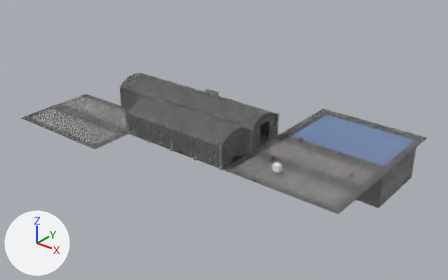
Before and after pictures for a commit that changed the Blender file assets/blender/meshesandlevel.blend.
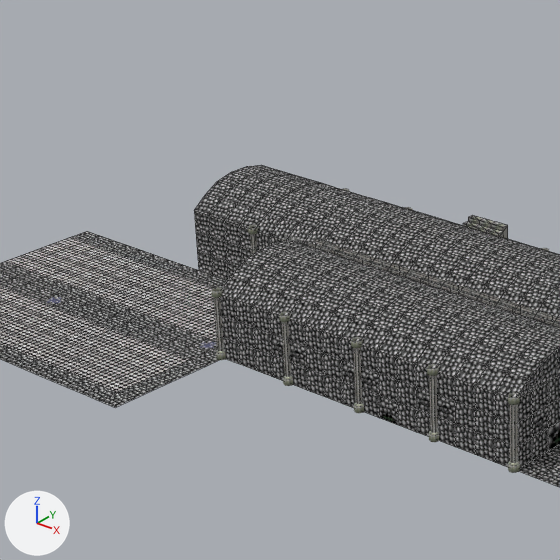
Each version is shown whole from a 50 mm camera at (57.5, -63.4, 35.9) aimed at (9.6, -3.5, -1.2), then close up on the part from 13% to 52% of the width and 7% to 71% of the height. Every picture has the same lights, and +X, +Y and +Z are marked at lower left. The last two pictures show the newer version. The close-ups show mesh edges as thin lines. Objects named as collision shapes, trigger or cutter boxes, shadow casters or lower levels of detail are left out.

Names of what the first close-up shows: 'ArchBase.001', 'ArchBase.003', 'ArchBase.006', 'Cube', 'Cylinder.013', 'Plane.001' and 7 more.
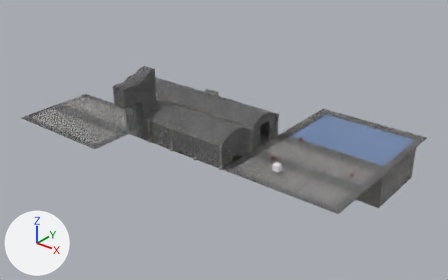
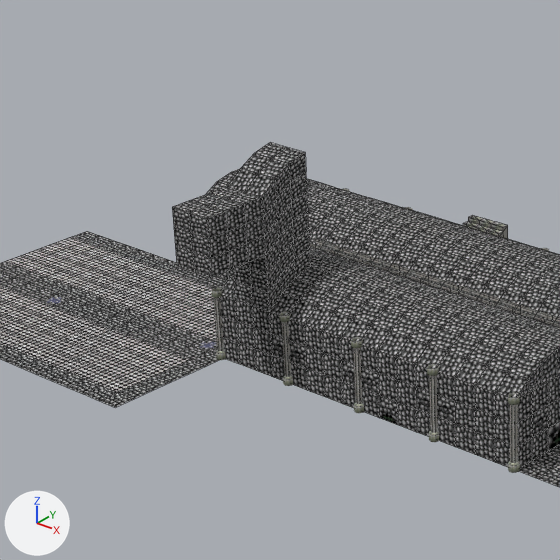
Boxes (x1, y1, x2, y2) around the edits, measured in the close-ups (560 x 560 px):
'Plane.001', reshaped: before (194, 165, 560, 468); after (172, 142, 560, 468)
part 1 of me_plane_008, built on: before (236, 255, 311, 312); after (172, 142, 311, 312)
'ArchBase.001', unchanged, covered by the edit: before (194, 211, 251, 280); after (216, 269, 234, 280)

The change in detail:
me_plane_008 is used by ob_plane_001; location (-3.0, 0.0, 1.0); rotation (1.571, 0.0, 0.0), in degrees (90, 0, 0).
me_plane_008 had 592 vertices, 468 faces and spanned x -5.0..19.0, y -1.0..3.2, z 0.0..12.0.
me_plane_008 now has 682 vertices, 558 faces and spans x -5.0..19.0, y -1.0..8.2, z 0.0..15.0.
Part 1, on me_plane_008:
2 vertices are removed from x 5.0, y 2.6..3.0, z 10.4..11.2.
6 faces are deleted.
10 vertices are added at x 4.0..6.0, y 6.7..8.0, z 10.4..11.2.
10 new vertices lie (0.0, 0.8, 0.0) away from vertices in x 4.0..6.0, y 2.0..3.2, z 9.5..12.0.
6 new vertices lie (0.0, 0.9, 0.0) away from vertices in x 4.0..6.0, y 2.8..4.0, z 9.5..12.0.
10 new vertices lie (0.0, 0.8, 0.0) away from vertices in x 4.0..6.0, y 3.4..4.9, z 9.5..12.0.
5 new vertices lie (0.0, 0.8, 0.0) away from vertices in x 4.0..6.0, y 4.5..5.7, z 9.5..12.0.
9 new vertices lie (0.0, 0.9, 0.0) away from vertices in x 4.0..6.0, y 4.2..6.5, z 9.5..12.0.
9 new vertices lie (0.0, 0.8, 0.0) away from vertices in x 4.0..6.0, y 5.1..7.4, z 9.5..12.0.
9 new vertices lie (0.0, 0.0, 1.0) away from vertices in x 4.0..6.0, y 4.5..7.0, z 12.0.
9 new vertices lie (0.0, 0.0, 1.0) away from vertices in x 4.0..6.0, y 4.5..7.0, z 13.0.
9 new vertices lie (0.0, 0.0, 1.0) away from vertices in x 4.0..6.0, y 4.5..7.0, z 14.0.
6 new vertices lie (1.0, 0.0, 0.0) away from vertices in x 4.0, y 5.3..7.0, z 12.0..15.0.
96 new faces join them.
